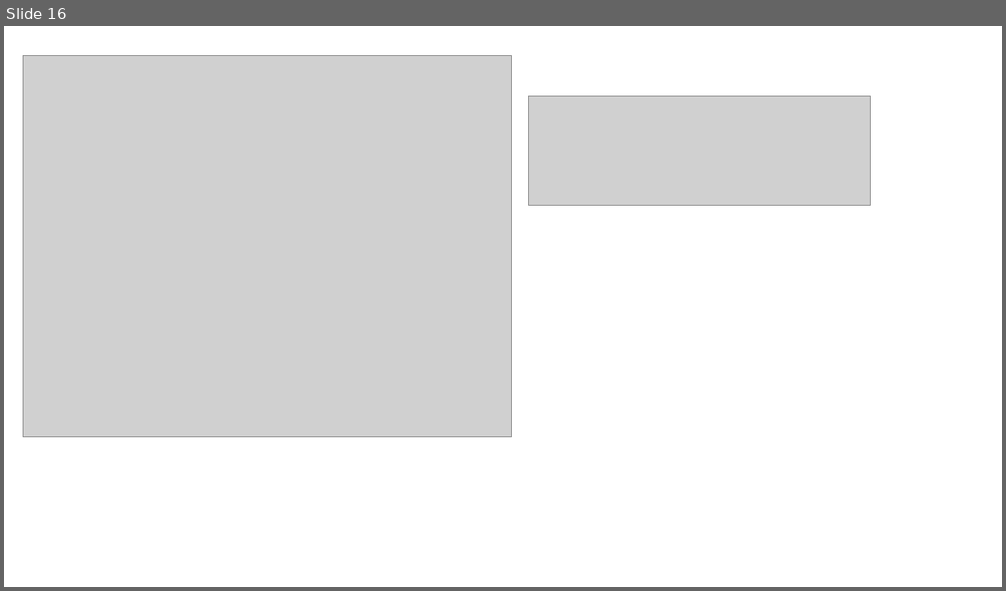
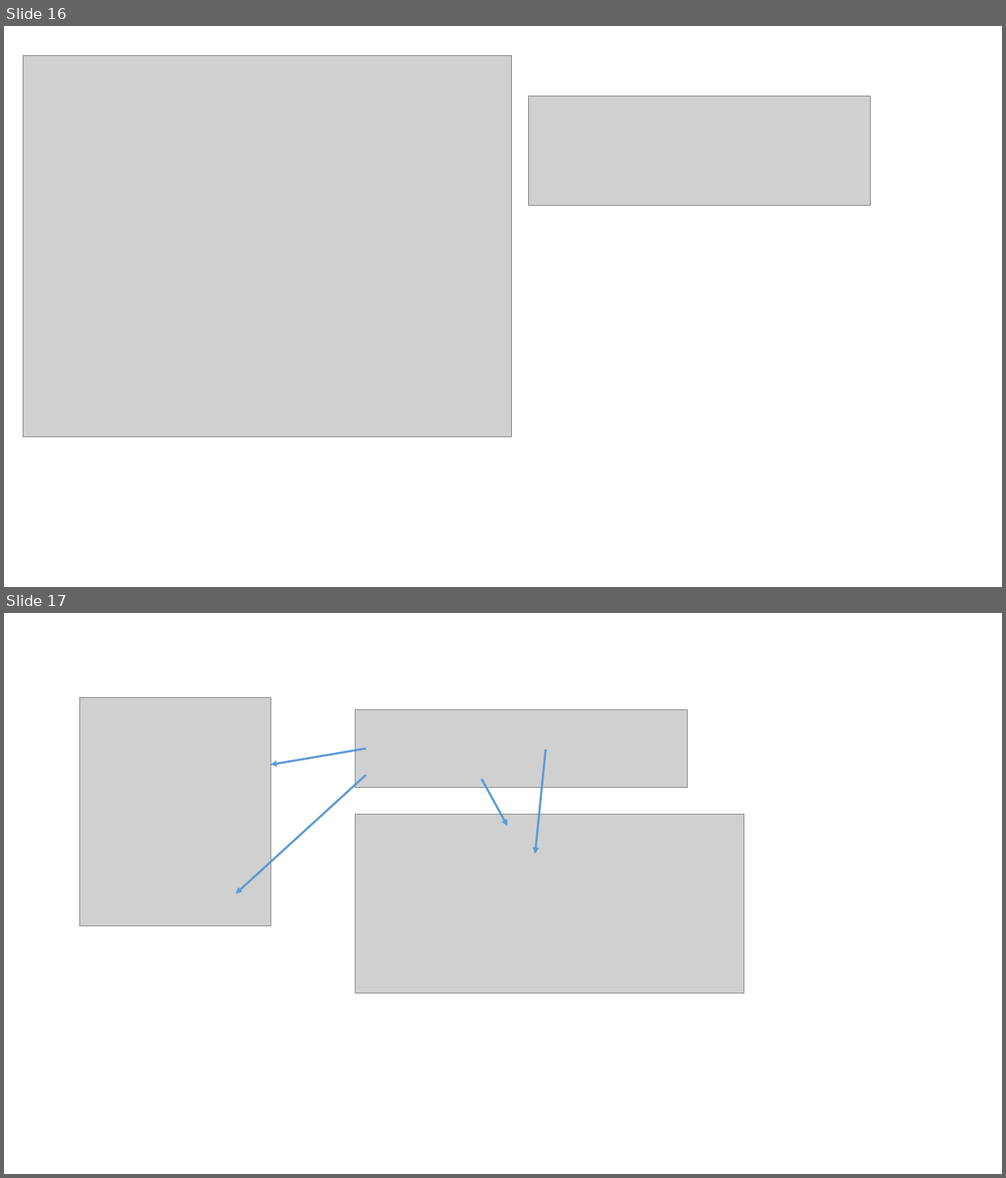
Before and after one commit to mxpang/jerryslide, a slide deck: Jerry.pptx. Shown one above the other, each under a label of ours: slide 16 before the commit, slides 16 and 17 after it. The pictures are 1006x591 and 1006x1178 pixels, drawn with LibreOffice and Linux fonts; fonts in the diff are those of the drawing; grey boxes stand for pictures. Boxes give left, top, right and bottom in pixels: in the first picture for what was removed or moved away, otherwise in the second. Text is boxed around its words. In the diff, an @@ line names an element or a change of style, - is before the commit and + after.

```diff
--- a/Jerry.pptx
+++ b/Jerry.pptx
@@ slide 17 added at [4,613,1002,1174], background #FFFFFF @@
@@ picture added at [79,697,270,926] @@
@@ picture added at [355,709,688,786] @@
@@ arrow added from (366, 748) to (270, 765), #5B9BD5 2 pt @@
@@ arrow added from (546, 749) to (535, 854), #5B9BD5 2 pt @@
@@ arrow added from (366, 775) to (236, 894), #5B9BD5 2 pt @@
@@ arrow added from (482, 779) to (508, 826), #5B9BD5 2 pt @@
@@ picture added at [355,815,744,993] @@
```
Also in this commit, not shown: 1 other file.
